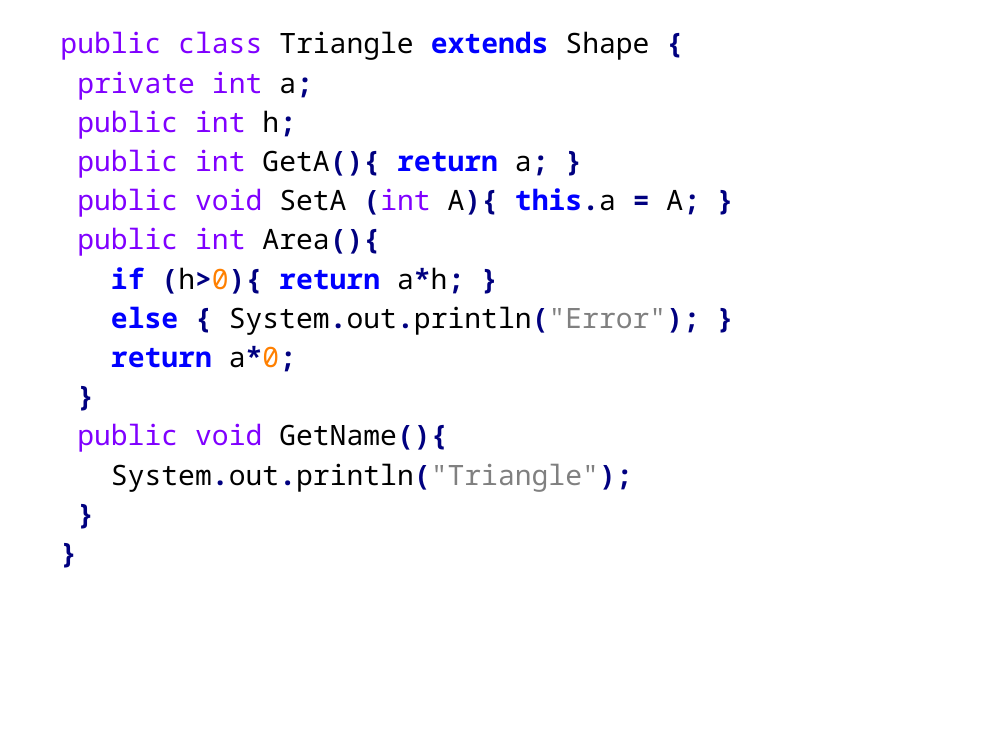
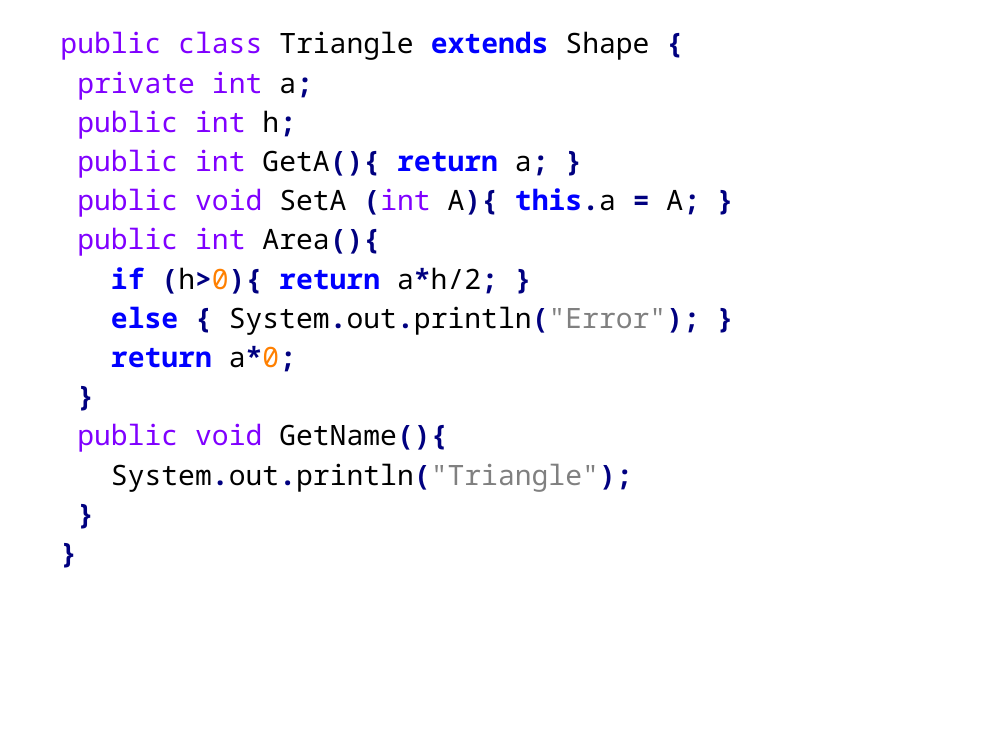
Before and after one commit to a-vodka/java, a slide deck: slide 39 of java-lc3a.pptx. Drawn at 1008x756 pixels with LibreOffice and Linux fonts; fonts in the diff are those of the drawing; background and template pictures are left out. Boxes give left, top, right and bottom in pixels: in the first picture for what was removed or moved away, otherwise in the second. Text is boxed around its words. In the diff, an @@ line names an element or a change of style, - is before the commit and + after.

```diff
--- a/java-lc3a.pptx
+++ b/java-lc3a.pptx
@@ text at <box>111,267,498,294</box>: text changed @@
-if (h>0){ return a*h; }
+if (h>0){ return a*h/2; }
```
Also in this commit, not shown: 2 other files.
